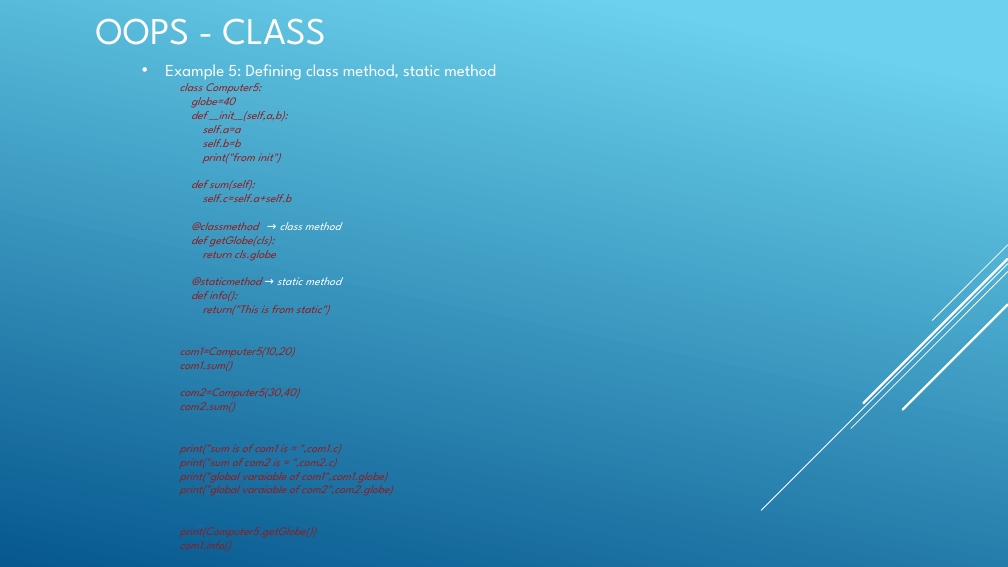
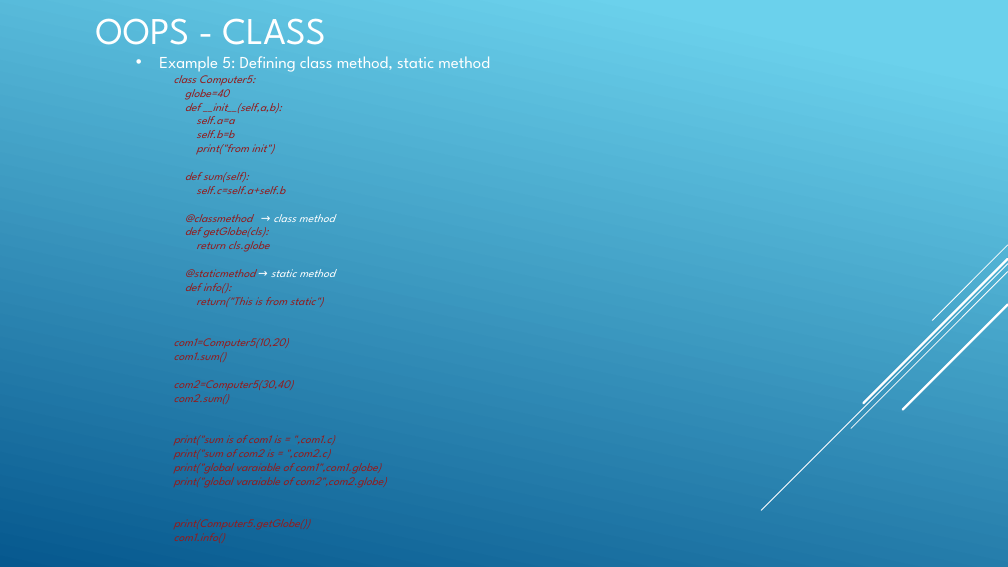
Before and after one commit to tvkatgit/DataScience-Python, a slide deck: slide 20 of Python.pptx. Drawn at 1008x567 pixels with LibreOffice and Linux fonts; fonts in the diff are those of the drawing. Boxes give left, top, right and bottom in pixels: in the first picture for what was removed or moved away, otherwise in the second. Text is boxed around its words. In the diff, an @@ line names an element or a change of style, - is before the commit and + after.

```diff
--- a/Python.pptx
+++ b/Python.pptx
@@ text "Example 5: Defining class method, ...": place and size @@
-text "Example 5: Defining class method, ..." at (165,64,496,551)
+text "Example 5: Defining class method, ..." at (159,56,490,543)
```
Also in this commit, not shown: 3 other slides changed, 15 slides added.
